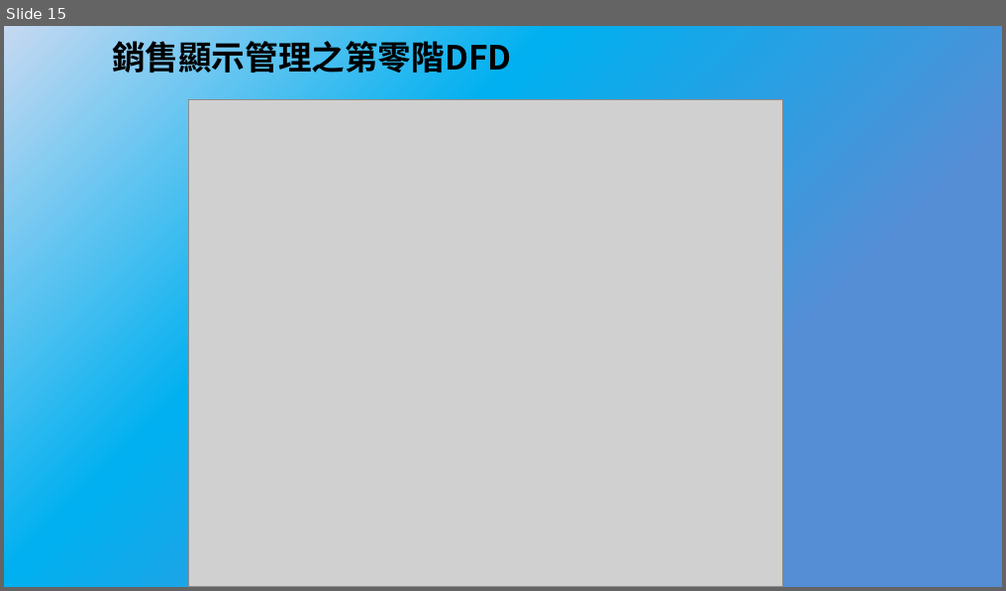
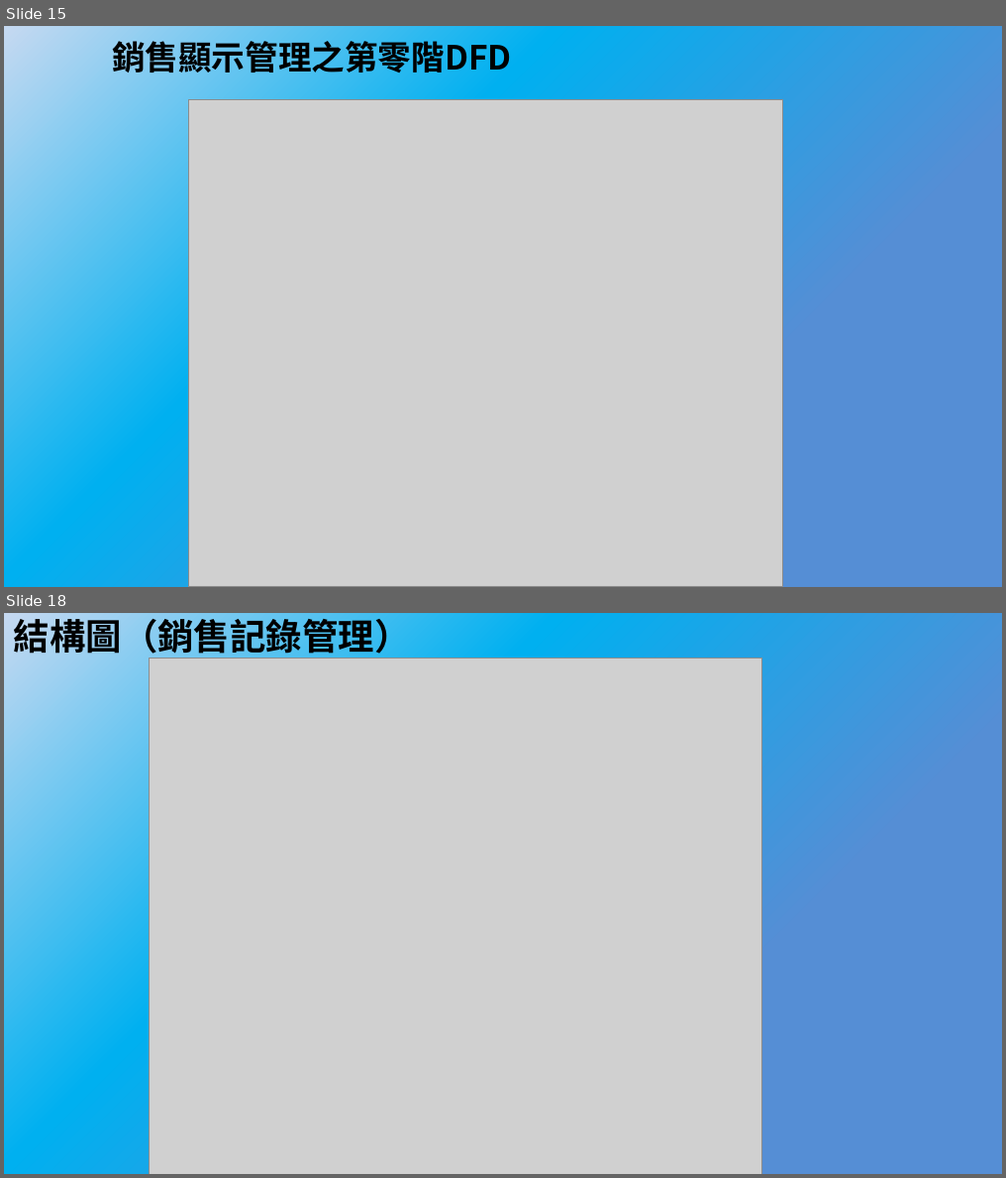
Before and after one commit to bnuby/Mobile-Application-Software, a slide deck: 系統分析/系統分析期中報告.pptx. Shown one above the other, each under a label of ours: slide 15 before the commit, slides 15 and 18 after it; the slides between them are not shown. The pictures are 1006x591 and 1006x1178 pixels, drawn with LibreOffice and Linux fonts; fonts in the diff are those of the drawing; grey boxes stand for pictures. Boxes give left, top, right and bottom in pixels: in the first picture for what was removed or moved away, otherwise in the second. Text is boxed around its words. In the diff, an @@ line names an element or a change of style, - is before the commit and + after.

```diff
--- a/系統分析/系統分析期中報告.pptx
+++ b/系統分析/系統分析期中報告.pptx
@@ slide 18 added at box(4, 613, 1002, 1174), background gradient #C6D9F1 to #00B0F0 to #558ED5 @@
@@ title added at box(14, 613, 411, 660), 26 pt, text #000000, bold @@
+結構圖（銷售記錄管理）
@@ picture added at box(150, 658, 762, 1174) @@
```
Also in this commit, not shown: 3 other slides added, 1 slide removed, 1 other file.
